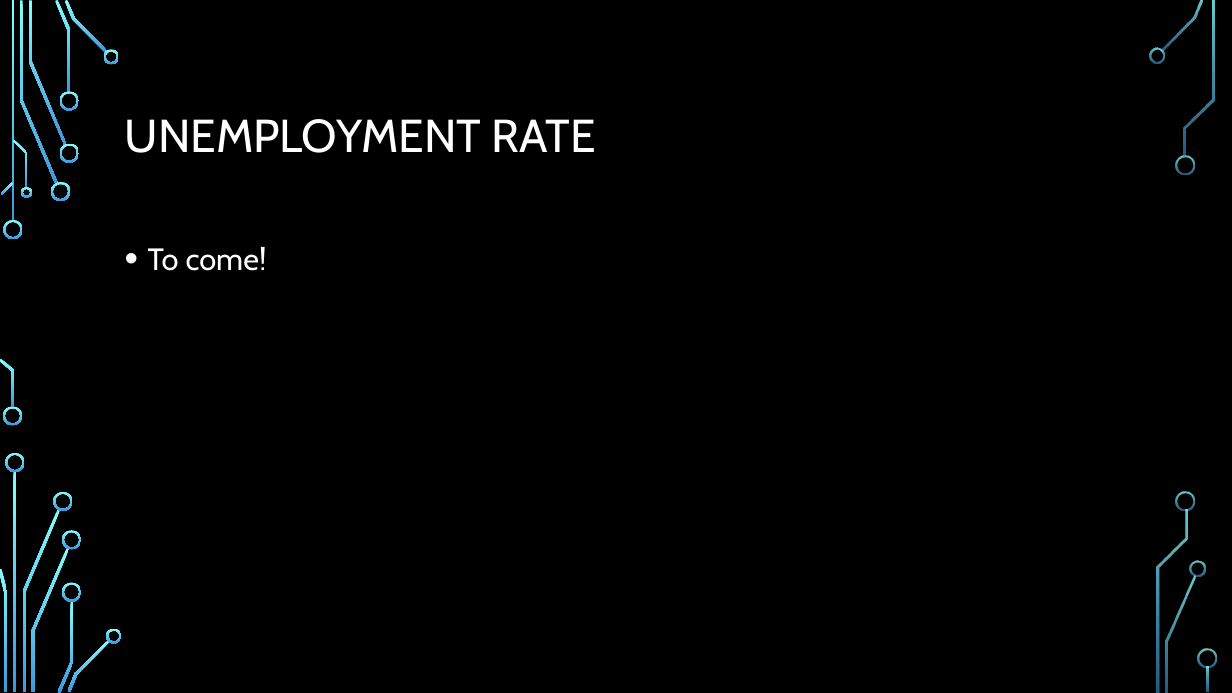
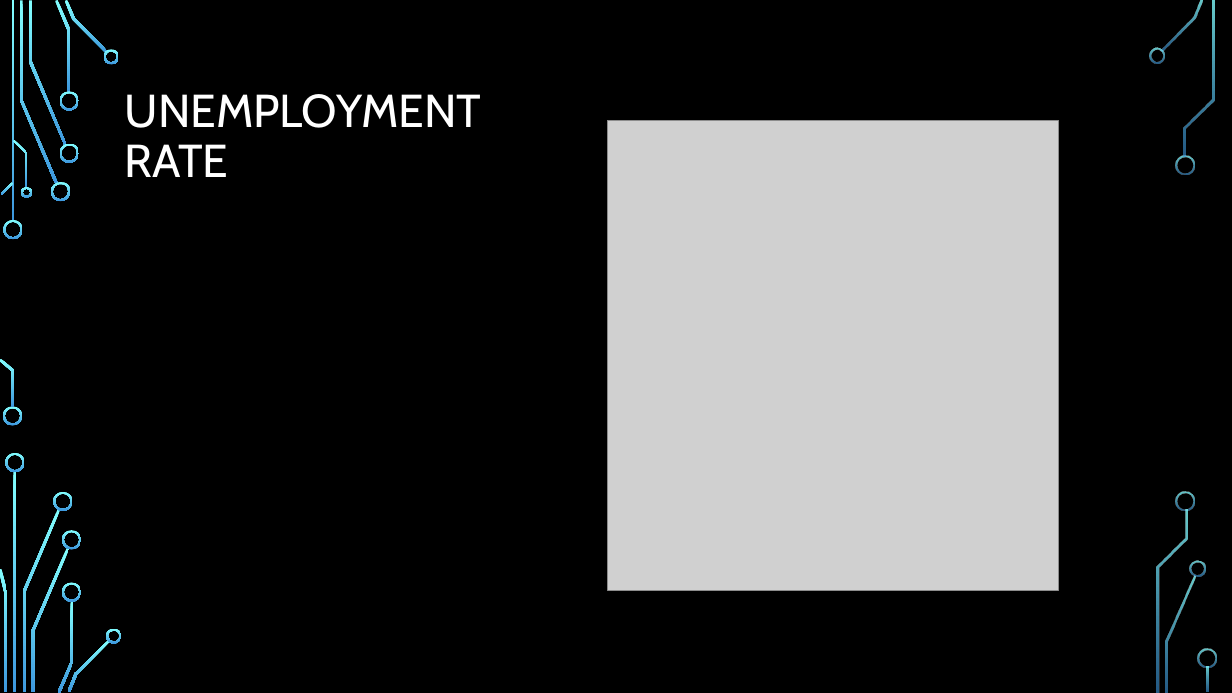
Before and after one commit to HeatherLD/API-Project, a slide deck: slide 6 of API project presentation.pptx (slide 5 before the commit). Drawn at 1232x693 pixels with LibreOffice and Linux fonts; fonts in the diff are those of the drawing; grey boxes stand for pictures; background and template pictures are left out. Boxes give left, top, right and bottom in pixels: in the first picture for what was removed or moved away, otherwise in the second. Text is boxed around its words. In the diff, an @@ line names an element or a change of style, - is before the commit and + after.

```diff
--- a/API project presentation.pptx
+++ b/API project presentation.pptx
@@ title "UNEMPLOYMENT RATE" rewrapped from (125, 119, 596, 153) to (125, 94, 482, 177) @@
@@ picture added at (607, 120, 1059, 590) @@
@@ text removed at (148, 247, 267, 271) @@
-• To come!
```
Also in this commit, not shown: 4 other slides changed, 1 slide added, 2 other files.
